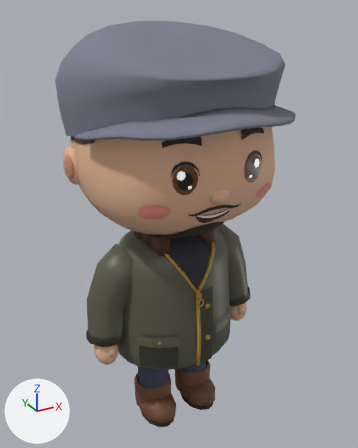
The glTF model game/assets/custom/hero2/hero2.glb as it was, and as the next commit left it.
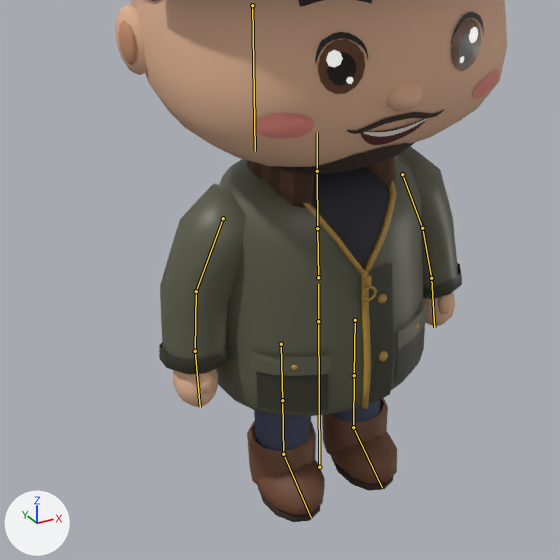
Old and new are each drawn whole from a 50 mm camera at (-0.599, -1.128, 1.185) aimed at (0.018, -0.005, 0.624) and again close up on the part from 0% to 85% of the width and 32% to 100% of the height. The lights are fixed; the arrows at lower left show +X, +Y and +Z. The older version's two pictures come first. Both versions are drawn at frame 36 of the action 'Idle'; the numbers are the values there. The bones that change, and the others that lie on the model, are drawn over the model as lines in the close-ups.

Names of what the first close-up shows: 'Hero2Mesh'.
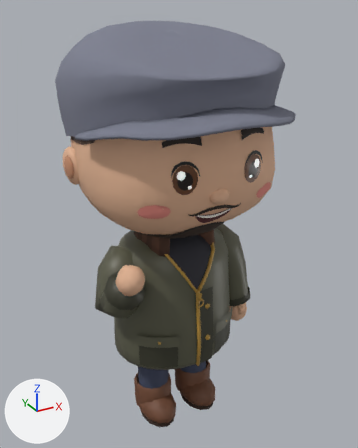
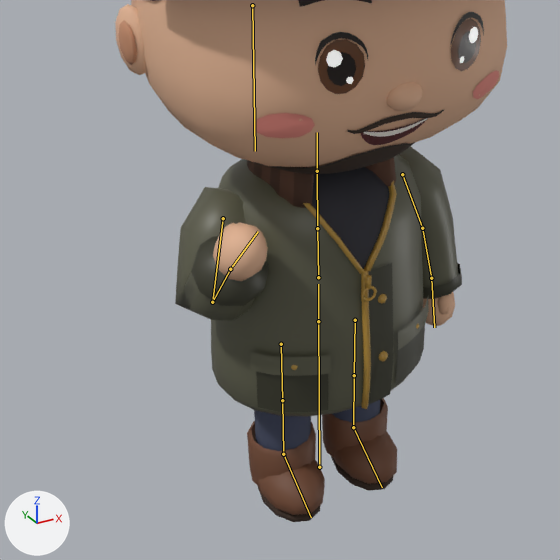
Boxes [x1, y1, x2, y2] around the edits, measured in the close-ups (560 x 560 px):
```json
{"object": "Hero2Mesh", "change": "posed", "before": [115, 0, 507, 522], "after": [115, 0, 507, 522]}
{"bone": "upper_arm.R", "before": "(223, 218) to (196, 291)", "after": "(223, 218) to (212, 302)"}
{"bone": "lower_arm.R", "before": "(196, 291) to (195, 351)", "after": "(212, 302) to (230, 269)"}
```

Edits to the scene script, one JSON object a line:
```json
{"block": "bone_upper_arm_r", "where": "bone_upper_arm_r = bpy.data.objects['Hero2'].pose.bones['upper_arm.R']  # child of 'chest'"}
{"op": "set", "path": "bone_upper_arm_r.rotation_quaternion", "old": "(0.999, -0.017, -0.001, 0.035)", "new": "(0.986, 0.152, 0.011, 0.069)", "note": "degrees (-2, 0, 4) -> degrees (17, 0, 8)"}
{"block": "bone_lower_arm_r", "where": "bone_lower_arm_r = bpy.data.objects['Hero2'].pose.bones['lower_arm.R']  # child of 'upper_arm.R'"}
{"op": "set", "path": "bone_lower_arm_r.rotation_quaternion", "old": "(0.998, 0.07, 0.0, 0.0)", "new": "(0.438, 0.899, 0.0, 0.0)", "note": "degrees (8, 0, 0) -> degrees (128, 0, 0)"}
```
